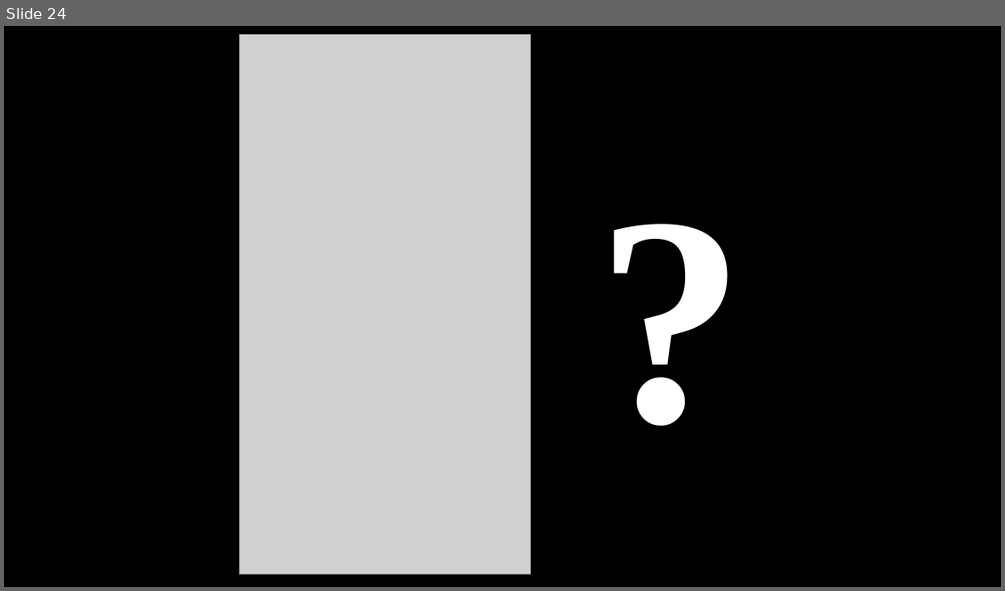
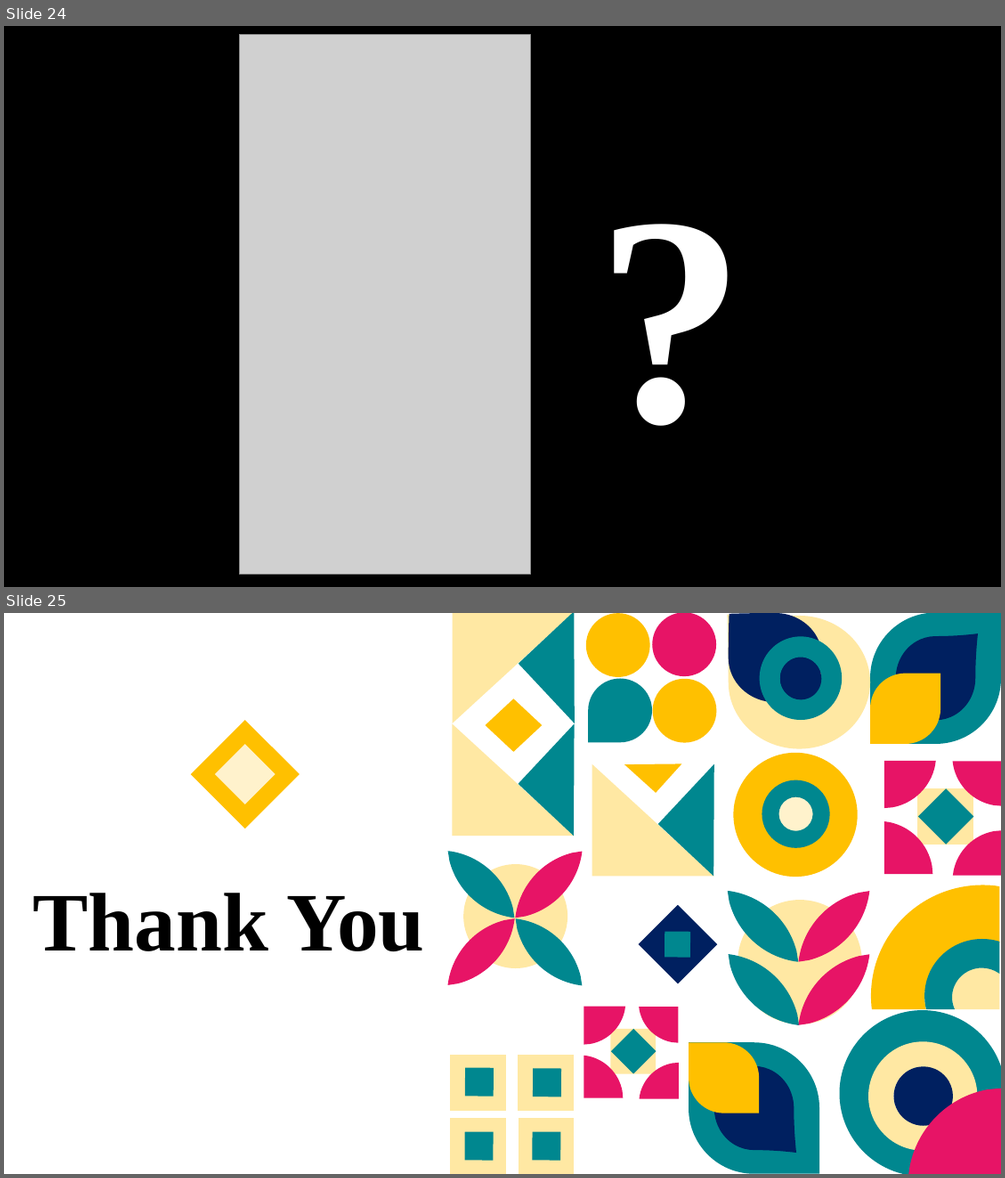
Before and after one commit to tamanghawana0815/SAD-ppt, a slide deck: Presentation.pptx. Shown one above the other, each under a label of ours: slide 24 before the commit, slides 24 and 25 after it. The pictures are 1005x591 and 1005x1178 pixels, drawn with LibreOffice and Linux fonts; fonts in the diff are those of the drawing; grey boxes stand for pictures. Boxes give left, top, right and bottom in pixels: in the first picture for what was removed or moved away, otherwise in the second. Text is boxed around its words. In the diff, an @@ line names an element or a change of style, - is before the commit and + after.

Commit message:
Completed

```diff
--- a/Presentation.pptx
+++ b/Presentation.pptx
@@ slide 25 added at (4,613,1001,1174), background #FFFFFF @@
@@ freeform shape added at (870,613,1001,744), fill #00878F @@
@@ teardrop added at (896,636,976,720), fill #002060 @@
@@ group added at (728,613,870,749): 2 teardrops, 1 donut, 1 ellipse @@
@@ group added at (586,613,717,743): 3 ellipses, 1 teardrop @@
@@ freeform shape added at (870,674,940,744), fill #FFC000 @@
@@ group added at (452,613,631,835): 4 right triangles, 1 diamond @@
@@ diamond added at (191,720,299,828), fill #FFC000 @@
@@ diamond added at (215,744,275,804), fill #FFF2CC @@
@@ right triangle added at (624,736,681,793), fill #FFC000 @@
@@ right triangle added at (591,764,713,876), fill #FFE8A3 @@
@@ right triangle added at (658,764,770,876), fill #00878F @@
@@ donut added at (733,753,858,877), fill #FFC000 @@
@@ donut added at (762,779,830,848), fill #00878F @@
@@ ellipse added at (775,793,816,835), fill #FFF2CC @@
@@ group added at (884,761,1001,876): 4 freeform shapes, 2 diamonds @@
@@ text added at (33,892,425,951), 80 pt, text #000000, bold @@
+Thank You
@@ group added at (435,838,595,997): 4 freeform shapes, 1 ellipse @@
@@ diamond added at (638,905,718,984), fill #002060 @@
@@ freeform shape added at (872,885,1000,1009), fill #FFC000 @@
@@ diamond added at (651,919,704,971), fill #00878F @@
@@ group added at (714,876,881,1038): 4 freeform shapes, 1 ellipse @@
@@ freeform shape added at (924,939,999,1009), fill #00878F @@
@@ freeform shape added at (952,967,999,1009), fill #FFE8A3 @@
@@ group added at (583,1005,679,1099): 4 freeform shapes, 2 diamonds @@
@@ freeform shape added at (689,1042,820,1174), fill #00878F @@
@@ freeform shape added at (689,1042,760,1112), fill #FFC000 @@
@@ teardrop added at (714,1066,794,1150), fill #002060 @@
@@ group added at (840,1010,1001,1174): 2 donuts, 1 ellipse, 1 freeform shape @@
@@ group added at (422,1027,602,1174): 8 diamonds @@
```
Also in this commit, not shown: 1 slide removed.
